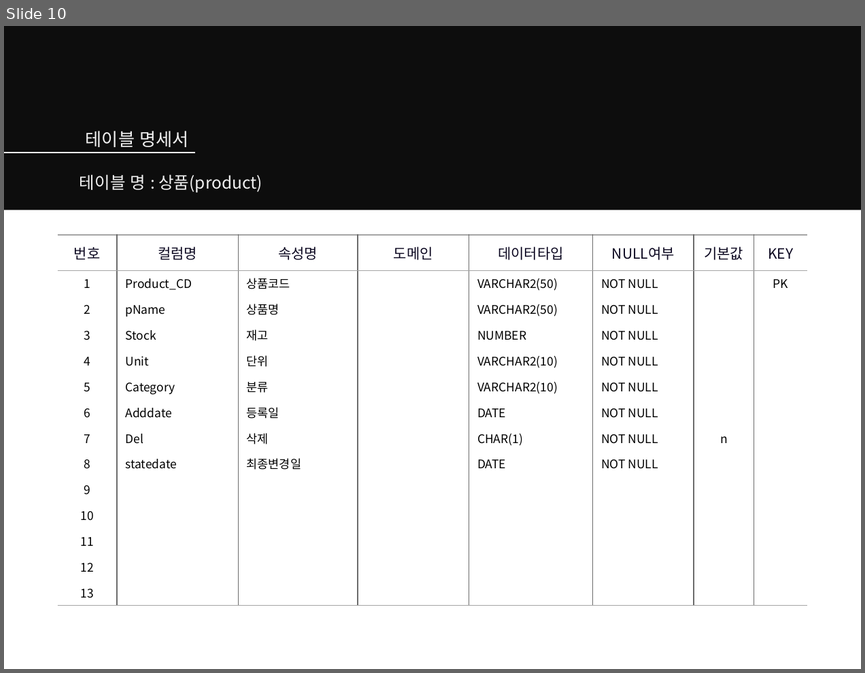
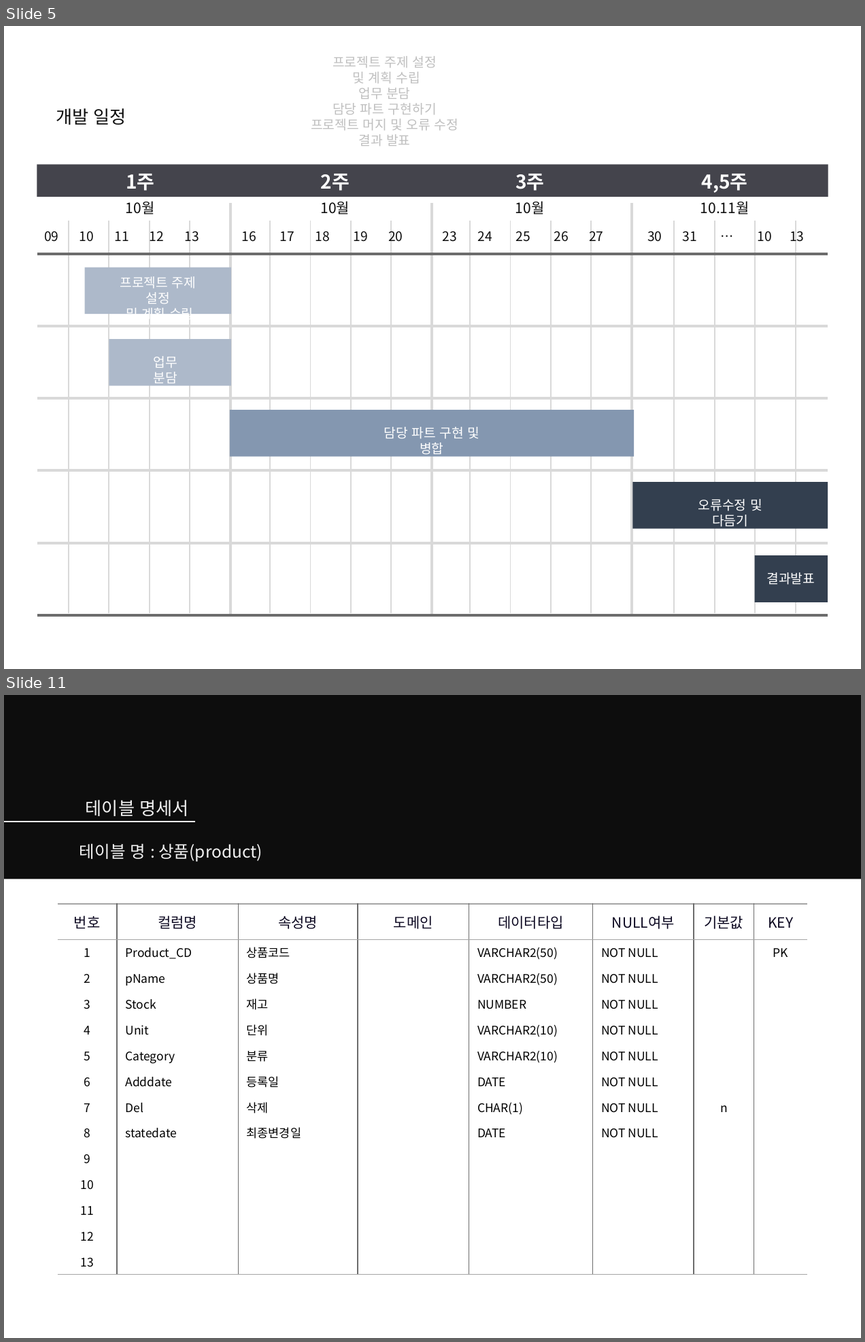
Before and after one commit to theselah/erp-team3, a slide deck: 3조_erp.pptx. Shown one above the other, each under a label of ours: slide 10 before the commit, slides 5 and 11 after it; the slides between them are not shown. The pictures are 865x673 and 865x1342 pixels, drawn with LibreOffice and Linux fonts; fonts in the diff are those of the drawing. Boxes give left, top, right and bottom in pixels: in the first picture for what was removed or moved away, otherwise in the second. Text is boxed around its words. In the diff, an @@ line names an element or a change of style, - is before the commit and + after.

Commit message:
작업일정 수정

```diff
--- a/3조_erp.pptx
+++ b/3조_erp.pptx
@@ slide 5 added at (x1=4, y1=26, x2=861, y2=669), background #FFFFFF @@
@@ text added at (x1=311, y1=56, x2=458, y2=146), 11 pt, text #BFBFBF @@
+프로젝트 주제 설정
+및 계획 수립
+업무 분담
+담당 파트 구현하기
+프로젝트 머지 및 오류 수정
+결과 발표
@@ text added at (x1=56, y1=108, x2=126, y2=125), 15 pt, text #0D0D0D @@
+개발 일정
@@ rectangle added at (x1=37, y1=164, x2=827, y2=197), fill #44444C @@
@@ group added at (x1=126, y1=174, x2=748, y2=193): 4 texts @@
+1주
+2주
+3주
+4,5주
@@ line added from (230, 203) to (230, 616), #D9D9D9 2.25 pt @@
@@ line added from (432, 203) to (432, 616), #D9D9D9 2.25 pt @@
@@ line added from (631, 203) to (631, 616), #D9D9D9 2.25 pt @@
@@ group added at (x1=126, y1=201, x2=749, y2=214): 4 texts @@
+10월
+10월
+10월
+10.11월
@@ group added at (x1=68, y1=220, x2=190, y2=613): 4 lines @@
@@ group added at (x1=270, y1=220, x2=392, y2=613): 4 lines @@
@@ group added at (x1=470, y1=220, x2=591, y2=613): 4 lines @@
@@ group added at (x1=674, y1=220, x2=796, y2=613): 4 lines @@
@@ text added at (x1=44, y1=231, x2=199, y2=242), 11 pt, text #0D0D0D @@
+09 10 11 12 13
@@ text added at (x1=242, y1=231, x2=402, y2=242), 11 pt, text #0D0D0D @@
+16 17 18 19 20
@@ text added at (x1=443, y1=231, x2=603, y2=242), 11 pt, text #0D0D0D @@
+23 24 25 26 27
@@ text added at (x1=647, y1=231, x2=804, y2=242), 11 pt, text #0D0D0D @@
+30 31 … 10 13
@@ line added from (37, 254) to (827, 254), #6C6C6C 2.25 pt @@
@@ rectangle added at (x1=84, y1=267, x2=231, y2=313), fill #ADB9CA @@
@@ text added at (x1=120, y1=276, x2=196, y2=314), 11 pt, text #FFFFFF @@
+프로젝트 주제 설정
+및 계획 수립
@@ line added from (37, 326) to (827, 326), #D9D9D9 2.25 pt @@
@@ rectangle added at (x1=109, y1=339, x2=232, y2=385), fill #ADB9CA @@
@@ text added at (x1=154, y1=356, x2=177, y2=387), 11 pt, text #FFFFFF @@
+업무 분담
@@ line added from (37, 398) to (827, 398), #D9D9D9 2.25 pt @@
@@ rectangle added at (x1=229, y1=410, x2=634, y2=456), fill #8497B0 @@
@@ text added at (x1=384, y1=427, x2=479, y2=458), 11 pt, text #FFFFFF @@
+담당 파트 구현 및 병합
@@ line added from (37, 471) to (827, 471), #D9D9D9 2.25 pt @@
@@ rectangle added at (x1=633, y1=482, x2=827, y2=528), fill #333F50 @@
@@ text added at (x1=698, y1=499, x2=762, y2=530), 11 pt, text #FFFFFF @@
+오류수정 및 다듬기
@@ line added from (37, 543) to (827, 543), #D9D9D9 2.25 pt @@
@@ rectangle added at (x1=755, y1=556, x2=827, y2=602), fill #333F50 @@
@@ text added at (x1=766, y1=572, x2=815, y2=584), 11 pt, text #FFFFFF @@
+결과발표
@@ line added from (37, 615) to (827, 615), #6C6C6C 2.25 pt @@
@@ what was slide 10 is now slide 11 @@
```
Also in this commit, not shown: 7 slides changed.
